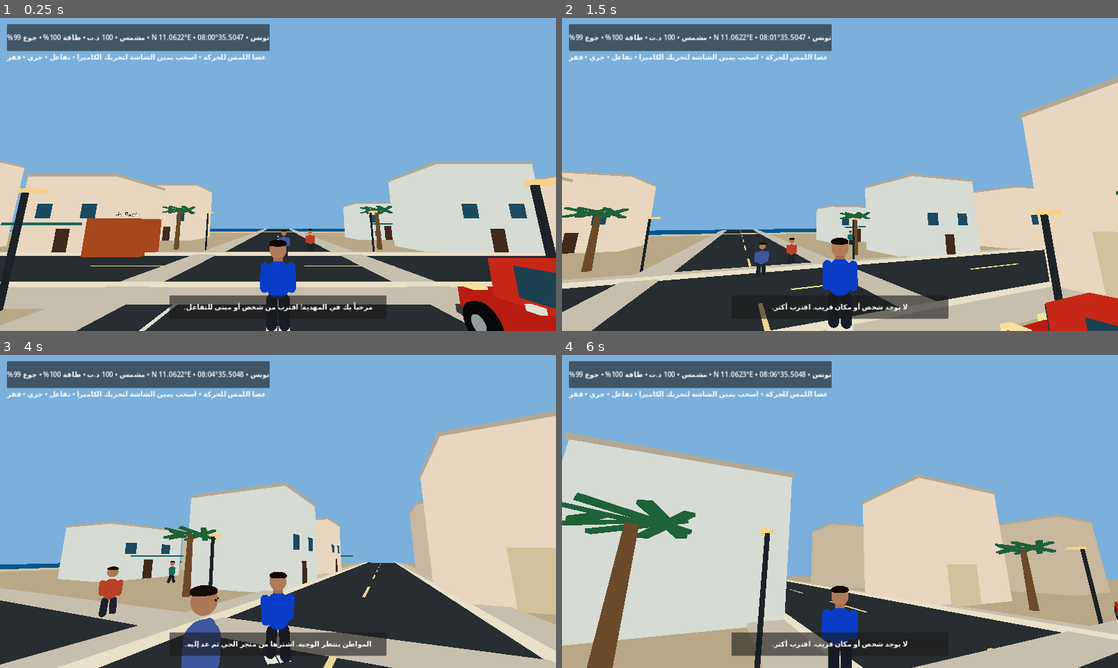
Above: before the commit, frames 1-4 (two rows, left to right).
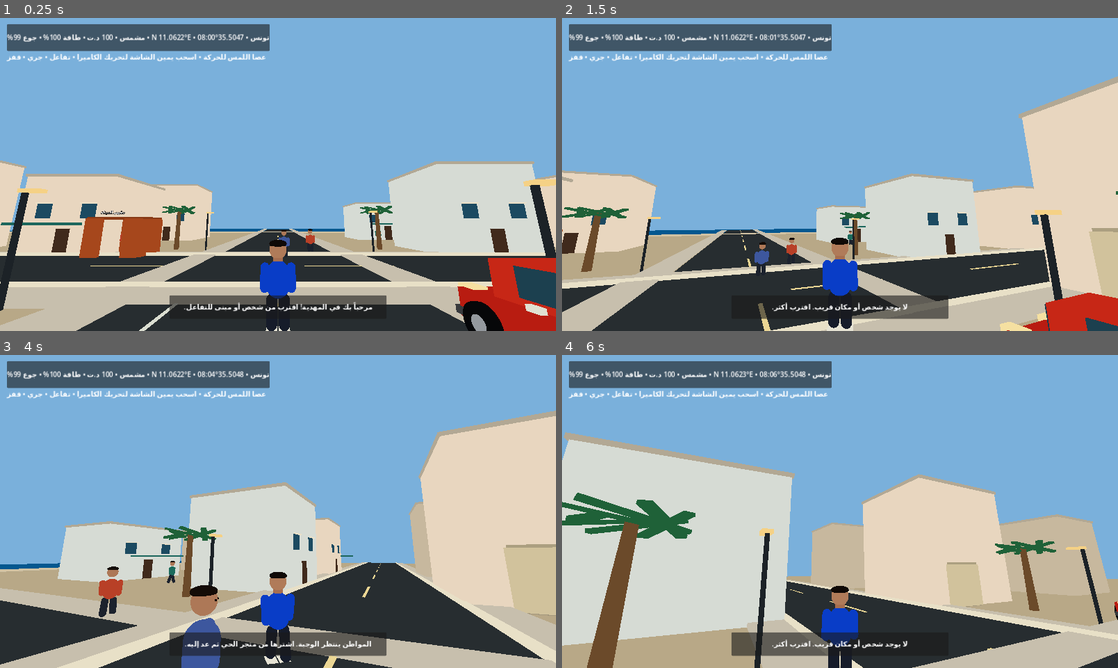
Above: after the commit, the same moments.

Repository: stevennpllk-crypto/REAL-LIFE-MAHDIA
Game: Godot game, scene res://scenes/Main.tscn
Same seed, same stepped clock (60 frames per second), same inputs: the game is played once before the commit and once after it.
Inputs (mouse positions are in pixels of both pictures, inside the frame that each line leads up to):
- Up to frame 1 (0.25 s): no input
- Up to frame 2 (1.5 s): tap Enter at 0.5 s; move the mouse to (867, 174) at 0.52 s; hold W (move_forward) from 0.53 s (still down); tap E (interact) at 0.6, 1.35 s; tap Space (jump) at 0.77 s; move the mouse to (812, 174) at 1.27 s
- Up to frame 3 (4 s): keep holding W (move_forward); tap Space (jump) at 1.52, 3.02, 3.77 s; move the mouse to (289, 505) at 2.02 s; hold Shift (run) 2.03-2.78 s; tap E (interact) at 2.3, 2.85, 3.6 s; move the mouse to (272, 517) at 2.77 s; move the mouse to (316, 514) at 3.52 s
- Up to frame 4 (6 s): move the mouse to (795, 508) at 4.27 s; tap Shift (run) at 4.35 s; tap Space (jump) at 4.52 s; tap E (interact) at 4.55, 5.1, 5.85 s; move the mouse to (845, 511) at 5.02 s; move the mouse to (817, 505) at 5.77 s; release W (move_forward) at 5.78 s; hold D (move_right) from 5.78 s (still down)

The runs differ from the first frame. In frame 1, 0.6% of the frame differs, in the area x 14-30%, y 61-77%; in frame 2, 0.2%; in frame 3, 0.2%; in frame 4, 0.1%.

Commit message:
Add walk-in station interiors and persistent life simulation autosave

Diff:
--- a/scripts/life_manager.gd
+++ b/scripts/life_manager.gd
@@ -4,6 +4,7 @@
 signal message_changed(value: String)
 
 const SAVE_KEY := "mahdia_life"
+const AUTOSAVE_SECONDS := 10.0
 var player: CharacterBody3D
 var save_manager: Node
 var money := 100
@@ -15,14 +16,16 @@
 var job_claimed := false
 var delivery_state := "not_started"
 var delivery_npc: Node3D
+var inside_station_kind := ""
+var autosave_elapsed := 0.0
 
 func setup(target: CharacterBody3D, saver: Node) -> void:
 	player = target
 	save_manager = saver
 	var saved: Dictionary = save_manager.load_progress()
 	var data: Dictionary = saved.get(SAVE_KEY, {})
-	money = int(data.get("money", 100))
-	food = int(data.get("food", 0))
+	money = maxi(0, int(data.get("money", 100)))
+	food = maxi(0, int(data.get("food", 0)))
 	energy = clampf(float(data.get("energy", 100.0)), 0.0, 100.0)
 	hunger = clampf(float(data.get("hunger", 100.0)), 0.0, 100.0)
 	job_claimed = bool(data.get("job_claimed", false))
@@ -31,37 +34,49 @@
 	_create_station("منزلك", "home", Vector3(15, 0, 8), Color(0.82, 0.76, 0.61))
 	_create_station("مكتب العمل", "job", Vector3(22, 0, -12), Color(0.18, 0.42, 0.28))
 	_create_station("متجر الحي", "shop", Vector3(-22, 0, 12), Color(0.18, 0.38, 0.68))
-	_set_message("مرحباً بك في المهدية! تحدث مع السكان واكتشف مهامهم.")
-
-func _create_station(title: String, kind: String, at: Vector3, tint: Color) -> void:
-	var body := StaticBody3D.new()
-	body.name = kind.capitalize() + "Station"
-	body.position = at
+	_set_message("مرحباً بك في المهدية! اقترب من مبنى وادخل من بابه للتفاعل.")
+
+func _make_wall(parent: Node3D, size: Vector3, pos: Vector3, tint: Color) -> void:
+	var wall := StaticBody3D.new()
+	wall.position = pos
 	var mesh := MeshInstance3D.new()
 	var box := BoxMesh.new()
-	box.size = Vector3(4.0, 2.8, 3.0)
+	box.size = size
 	mesh.mesh = box
-	mesh.position.y = 1.4
 	var material := StandardMaterial3D.new()
 	material.albedo_color = tint
-	material.roughness = 0.82
+	material.roughness = 0.86
 	material.shading_mode = BaseMaterial3D.SHADING_MODE_UNSHADED
 	mesh.material_override = material
-	body.add_child(mesh)
-	var shape := CollisionShape3D.new()
-	var collision := BoxShape3D.new()
-	collision.size = Vector3(4.0, 2.8, 3.0)
-	shape.shape = collision
-	shape.position.y = 1.4
-	body.add_child(shape)
+	wall.add_child(mesh)
+	var collision := CollisionShape3D.new()
+	var shape := BoxShape3D.new()
+	shape.size = size
+	collision.shape = shape
+	wall.add_child(collision)
+	parent.add_child(wall)
+
+func _create_station(title: String, kind: String, at: Vector3, tint: Color) -> void:
+	var building := Node3D.new()
+	building.name = kind.capitalize() + "Interior"
+	building.position = at
+	var wall_color := tint
+	_make_wall(building, Vector3(4.0, 0.18, 3.0), Vector3(0, 0.0, 0), Color(0.64, 0.59, 0.49))
+	_make_wall(building, Vector3(4.0, 2.8, 0.22), Vector3(0, 1.4, -1.5), wall_color)
+	_make_wall(building, Vector3(0.22, 2.8, 3.0), Vector3(-2.0, 1.4, 0), wall_color)
+	_make_wall(building, Vector3(0.22, 2.8, 3.0), Vector3(2.0, 1.4, 0), wall_color)
+	# Two front wall sections leave a real doorway in the middle.
+	_make_wall(building, Vector3(1.2, 2.8, 0.22), Vector3(-1.4, 1.4, 1.5), wall_color)
+	_make_wall(building, Vector3(1.2, 2.8, 0.22), Vector3(1.4, 1.4, 1.5), wall_color)
+	_make_wall(building, Vector3(4.0, 0.18, 3.0), Vector3(0, 2.85, 0), tint.darkened(0.18))
 	var sign := Label3D.new()
 	sign.text = title
-	sign.position = Vector3(0, 3.2, 0)
-	sign.font_size = 36
+	sign.position = Vector3(0, 3.25, 1.72)
+	sign.font_size = 34
 	sign.pixel_size = 0.008
-	body.add_child(sign)
-	get_tree().current_scene.add_child(body)
-	stations.append({"title": title, "kind": kind, "position": at})
+	building.add_child(sign)
+	get_tree().current_scene.add_child(building)
+	stations.append({"title": title, "kind": kind, "position": at, "building": building})
 
 func try_interact() -> void:
 	if not is_instance_valid(player):
@@ -80,12 +95,18 @@
 	if nearest.is_empty():
 		_set_message("لا يوجد شخص أو مكان قريب. اقترب أكثر.")
 		return
-	match str(nearest.kind):
+	var kind := str(nearest.kind)
+	if inside_station_kind != kind:
+		player.global_position = Vector3(nearest.position) + Vector3(0, 0, 0.35)
+		inside_station_kind = kind
+		_set_message("دخلت %s. اضغط تفاعل مرة أخرى لاستخدام المكان، أو اخرج من الباب." % str(nearest.title))
+		return
+	match kind:
 		"cafe":
 			if money >= 5:
 				money -= 5
 				energy = minf(100.0, energy + 20.0)
-				_set_message("قهوة الميناء ☕: -5 د.ت، الطاقة +20")
+				_set_message("مقهى الميناء ☕: -5 د.ت، الطاقة +20")
 			else:
 				_set_message("رصيدك لا يكفي للقهوة. تحتاج 5 د.ت.")
 		"home":
@@ -102,7 +123,7 @@
 				job_claimed = true
 				_set_message("أنهيت عملاً في المهدية وربحت 30 د.ت!")
 			else:
-				_set_message("أنهيت عمل اليوم بالفعل. عد غداً.")
+				_set_message("أنهيت عمل اليوم بالفعل. عد لاحقاً.")
 		"shop":
 			if money >= 10:
 				money -= 10
@@ -114,7 +135,7 @@
 					_set_message("اشتريت وجبة. الطعام في حقيبتك: %d" % food)
 			else:
 				_set_message("تحتاج إلى 10 د.ت لشراء وجبة.")
-	_save()
+	save_now()
 
 func _nearest_resident() -> Node3D:
 	var nearest: Node3D
@@ -137,37 +158,48 @@
 		_set_message("أحسنت! سلّمت الوجبة وربحت 20 د.ت. شكراً لمساعدتك!")
 	elif delivery_state == "accepted":
 		_set_message("المواطن ينتظر الوجبة. اشترها من متجر الحي ثم عد إليه.")
-	elif delivery_state == "ready":
-		_set_message("عد إلى المتجر واشتر وجبة أخرى؛ يبدو أنك لا تحملها.")
 	elif delivery_state == "completed":
 		_set_message("%s: يعطيك الصحة! ساعدتني كثيراً." % str(resident.get("display_name")))
 	else:
 		delivery_state = "accepted"
 		delivery_npc = resident
 		_set_message("%s: هل يمكنك إحضار وجبة من متجر الحي؟ المكافأة 20 د.ت!" % str(resident.get("display_name")))
-	_save()
+	save_now()
 
 func _set_message(value: String) -> void:
 	message = value
 	message_changed.emit(message)
 	print(message)
 
-func _save() -> void:
-	if is_instance_valid(save_manager):
-		var all_data: Dictionary = save_manager.load_progress()
-		all_data[SAVE_KEY] = {
-			"money": money,
-			"food": food,
-			"energy": energy,
+func save_now() -> void:
+	if not is_instance_valid(save_manager):
+		return
+	var all_data: Dictionary = save_manager.load_progress()
+	all_data[SAVE_KEY] = {
+		"money": money,
+		"food": food,
+		"energy": energy,
 		"hunger": hunger,
-			"job_claimed": job_claimed,
-			"delivery_state": delivery_state
-		}
-		save_manager.save_progress(all_data)
-
+		"job_claimed": job_claimed,
+		"delivery_state": delivery_state
+	}
+	var result: Error = save_manager.save_progress(all_data)
+	if result != OK:
+		push_warning("Could not save life progress: %s" % error_string(result))
 
 func _process(delta: float) -> void:
-	# Hunger advances slowly in real time so short play sessions remain comfortable.
 	hunger = maxf(0.0, hunger - delta * 0.025)
 	if hunger <= 0.0:
 		energy = maxf(0.0, energy - delta * 0.01)
+	autosave_elapsed += delta
+	if autosave_elapsed >= AUTOSAVE_SECONDS:
+		autosave_elapsed = 0.0
+		save_now()
+	if inside_station_kind != "" and is_instance_valid(player):
+		var station_position := Vector3.ZERO
+		for station in stations:
+			if str(station.kind) == inside_station_kind:
+				station_position = station.position
+				break
+		if player.global_position.distance_to(station_position) > 5.2:
+			inside_station_kind = ""
